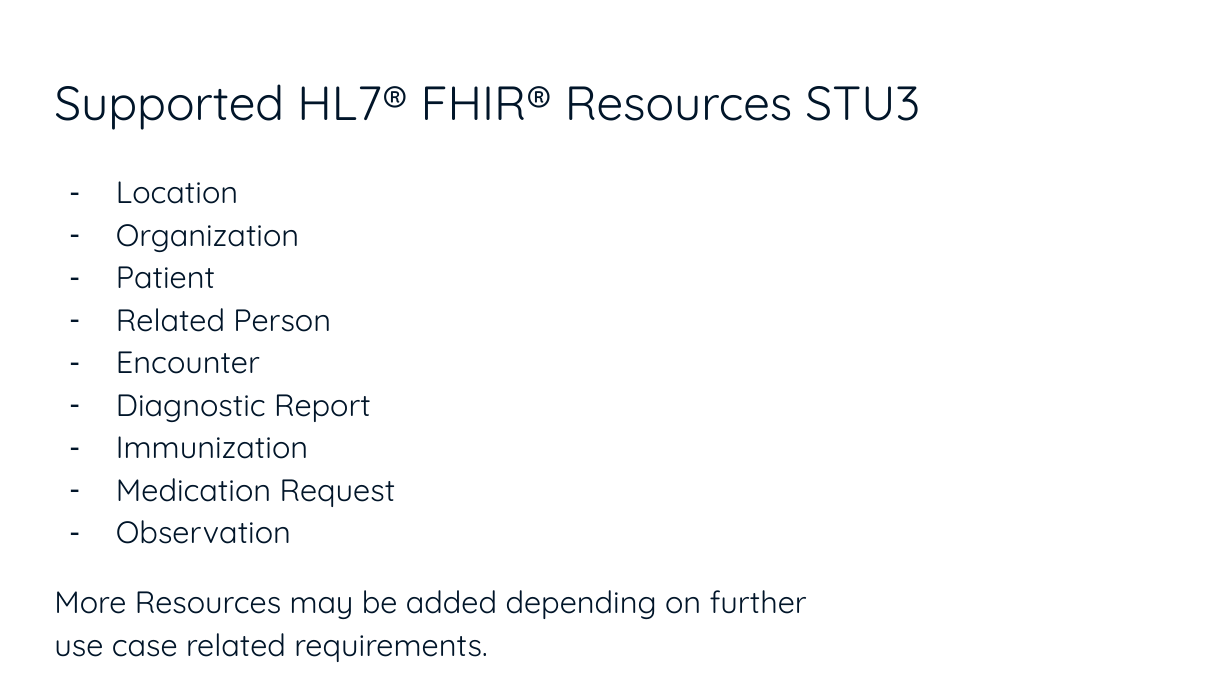
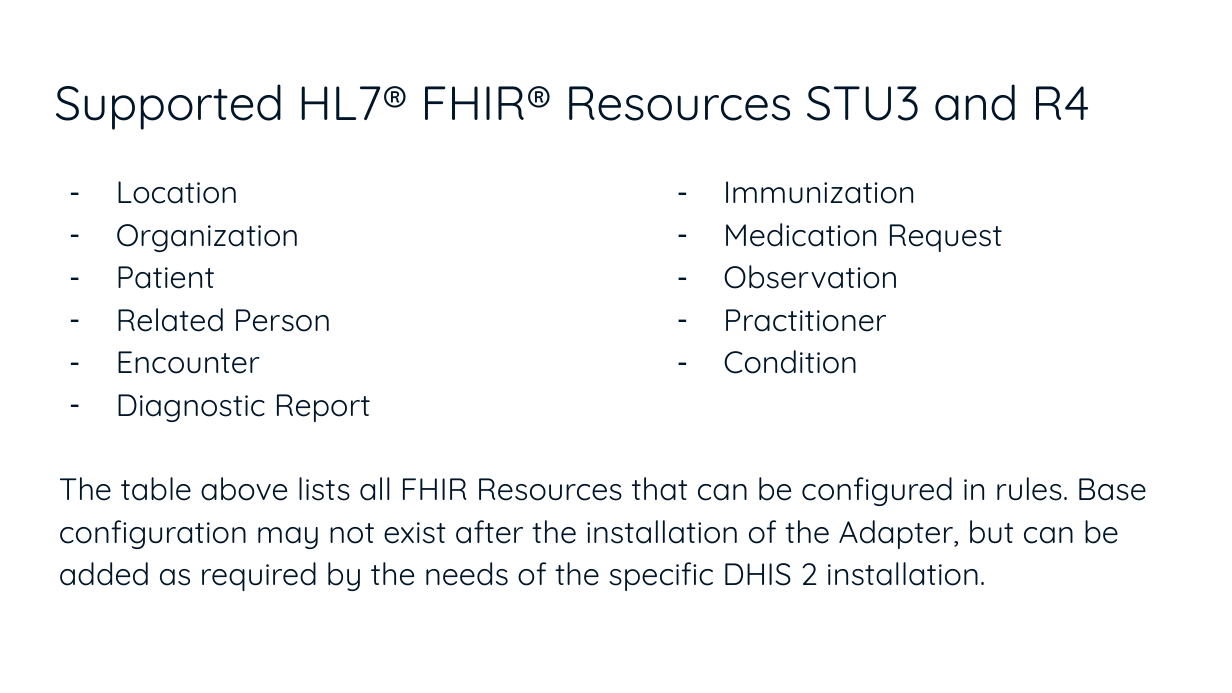
Before and after one commit to dhis2/dhis2-fhir-adapter, a slide deck: slide 16 of docs/DHIS_2_FHIR_Adapter_-_An_Overview.pptx. Drawn at 1232x693 pixels with LibreOffice and Linux fonts; fonts in the diff are those of the drawing; background and template pictures are left out. Boxes give left, top, right and bottom in pixels: in the first picture for what was removed or moved away, otherwise in the second. Text is boxed around its words. In the diff, an @@ line names an element or a change of style, - is before the commit and + after.

Commit message:
Updated PPT presentation slides.

```diff
--- a/docs/DHIS_2_FHIR_Adapter_-_An_Overview.pptx
+++ b/docs/DHIS_2_FHIR_Adapter_-_An_Overview.pptx
@@ title at <box>54,84,1091,130</box>: text changed @@
-Supported HL7® FHIR® Resources STU3
+Supported HL7® FHIR® Resources STU3 and R4
@@ text added at <box>723,181,1003,374</box>, 18 pt, text #011529 @@
+– Immunization
+– Medication Request
+– Observation
+– Practitioner
+– Condition
@@ text at <box>54,436,807,662</box>: paragraphs removed @@
-– Immunization
-– Medication Request
-– Observation
-More Resources may be added depending on further
-use case related requirements.
@@ text added at <box>59,477,1147,591</box>, 18 pt, text #011529 @@
+The table above lists all FHIR Resources that can be configured in rules. Base configuration may not exist after the installation of the Adapter, but can be added as required by the needs of the specific DHIS 2 installation.
```
Also in this commit, not shown: 5 other slides changed.
